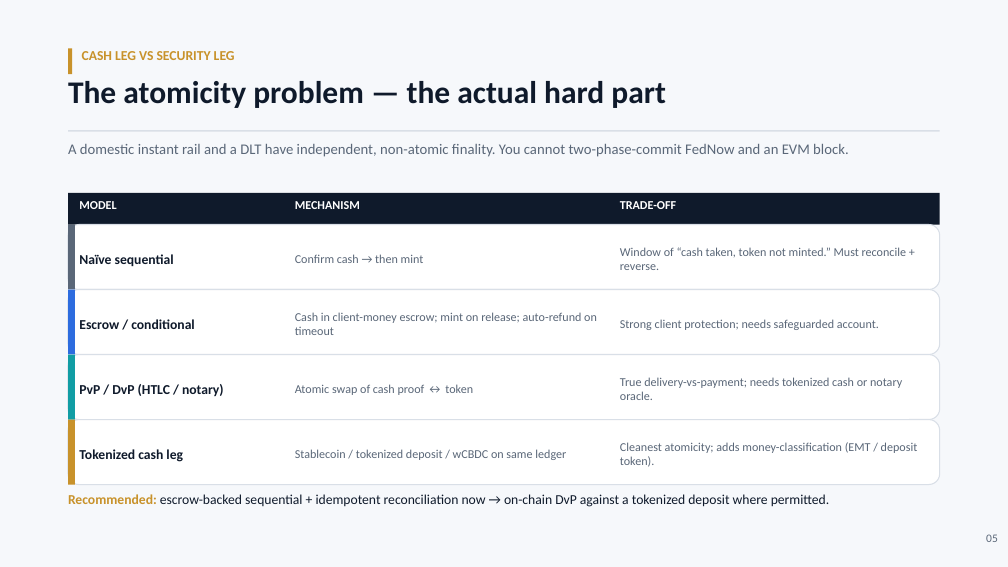
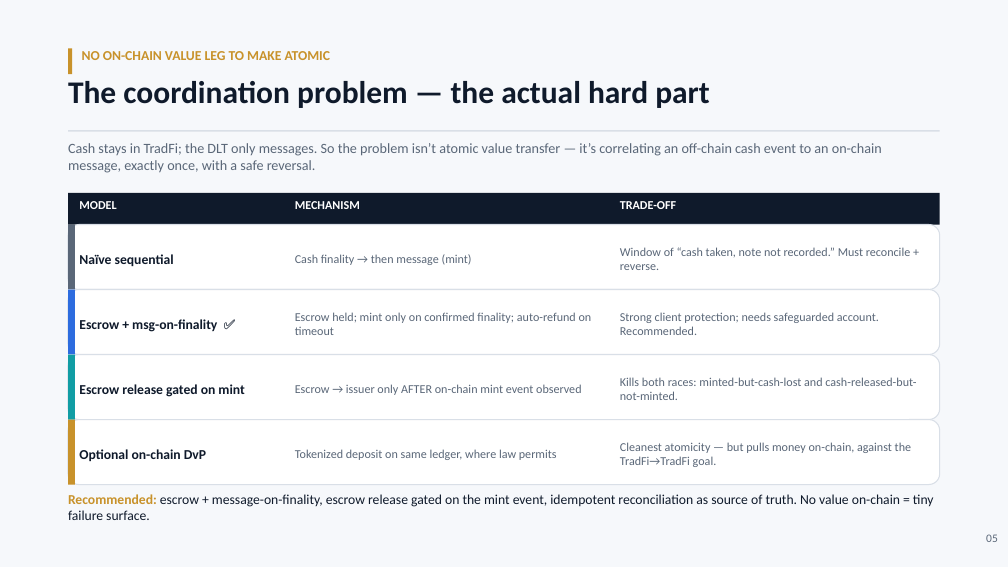
Before and after one commit to NewmanTech27/rcn-cmtat-firefly-gateway, a slide deck: slide 5 of RCN-CMTAT-FireFly-Gateway.pptx. Drawn at 1008x567 pixels with LibreOffice and Linux fonts; fonts in the diff are those of the drawing. Boxes give left, top, right and bottom in pixels: in the first picture for what was removed or moved away, otherwise in the second. Text is boxed around its words. In the diff, an @@ line names an element or a change of style, - is before the commit and + after.

```diff
--- a/RCN-CMTAT-FireFly-Gateway.pptx
+++ b/RCN-CMTAT-FireFly-Gateway.pptx
@@ text at <box>82,51,331,60</box>: text changed @@
-CASH LEG VS SECURITY LEG
+NO ON-CHAIN VALUE LEG TO MAKE ATOMIC
@@ text at <box>68,81,709,108</box>: text changed @@
-The atomicity problem — the actual hard part
+The coordination problem — the actual hard part
@@ text at <box>68,143,882,173</box>: text changed; size 14 to 13.5 pt @@
-A domestic instant rail and a DLT have independent, non-atomic finality. You cannot two-phase-commit FedNow and an EVM block.
+Cash stays in TradFi; the DLT only messages. So the problem isn’t atomic value transfer — it’s correlating an off-chain cash event to an on-chain message, exactly once, with a safe reversal.
@@ text at <box>295,254,472,265</box>: text changed @@
-Confirm cash → then mint
+Cash finality → then message (mint)
@@ text at <box>620,247,910,270</box>: text changed @@
-Window of “cash taken, token not minted.” Must reconcile + reverse.
+Window of “cash taken, note not recorded.” Must reconcile + reverse.
@@ text at <box>79,319,217,332</box>: text changed @@
-Escrow / conditional
+Escrow + msg-on-finality ✅
@@ text at <box>295,312,592,335</box>: text changed @@
-Cash in client-money escrow; mint on release; auto-refund on timeout
+Escrow held; mint only on confirmed finality; auto-refund on timeout
@@ text at <box>620,312,879,335</box>: text changed @@
-Strong client protection; needs safeguarded account.
+Strong client protection; needs safeguarded account. Recommended.
@@ text at <box>79,384,244,397</box>: text changed @@
-PvP / DvP (HTLC / notary)
+Escrow release gated on mint
@@ text at <box>295,384,581,395</box>: text changed @@
-Atomic swap of cash proof ↔ token
+Escrow → issuer only AFTER on-chain mint event observed
@@ text at <box>620,377,916,400</box>: text changed @@
-True delivery-vs-payment; needs tokenized cash or notary oracle.
+Kills both races: minted-but-cash-lost and cash-released-but-not-minted.
@@ text at <box>79,449,206,461</box>: text changed @@
-Tokenized cash leg
+Optional on-chain DvP
@@ text at <box>295,449,557,460</box>: text changed @@
-Stablecoin / tokenized deposit / wCBDC on same ledger
+Tokenized deposit on same ledger, where law permits
@@ text at <box>620,442,911,467</box>: text changed @@
-Cleanest atomicity; adds money-classification (EMT / deposit token).
+Cleanest atomicity — but pulls money on-chain, against the TradFi→TradFi goal.
@@ text at <box>68,494,934,520</box>: text changed @@
-Recommended: escrow-backed sequential + idempotent reconciliation now → on-chain DvP against a tokenized deposit where permitted.
+Recommended: escrow + message-on-finality, escrow release gated on the mint event, idempotent reconciliation as source of truth. No value on-chain = tiny failure surface.
```
Also in this commit, not shown: 3 other slides changed, 2 other files.
